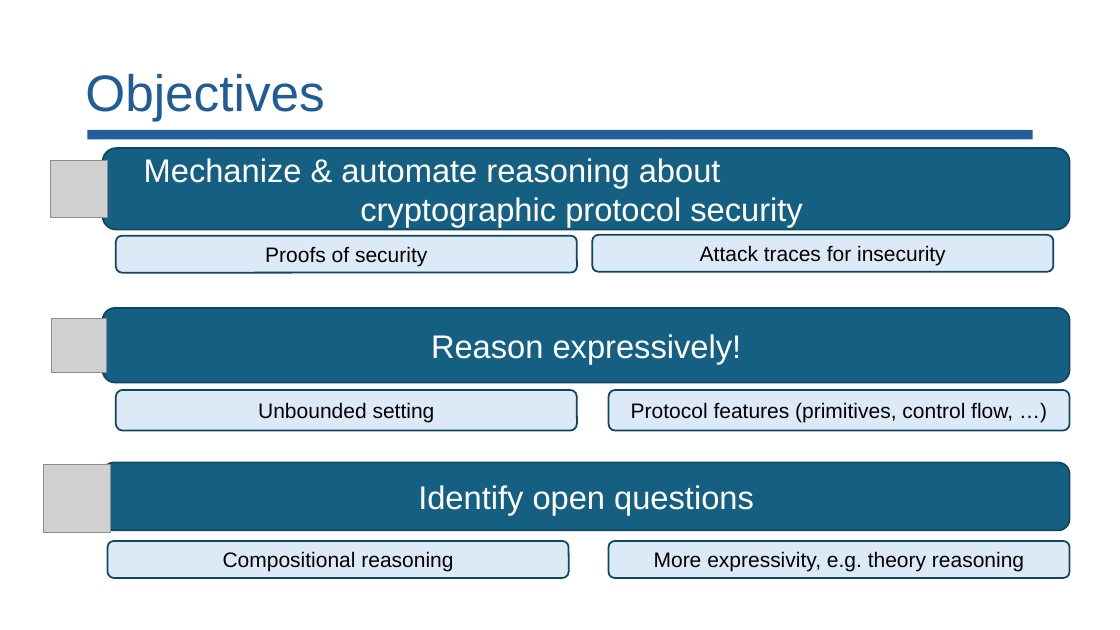
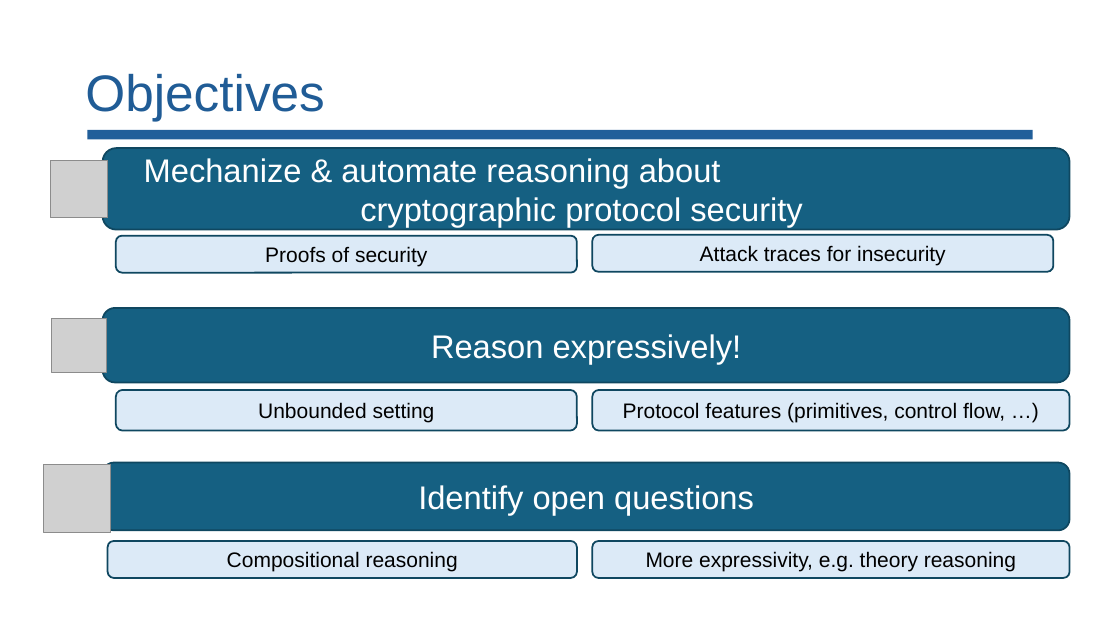
Before and after one commit to lorchrob/comp_slides, a slide deck: slide 6 of comp.pptx. Drawn at 1120x630 pixels with LibreOffice and Linux fonts; fonts in the diff are those of the drawing; grey boxes stand for pictures. Boxes give left, top, right and bottom in pixels: in the first picture for what was removed or moved away, otherwise in the second. Text is boxed around its words. In the diff, an @@ line names an element or a change of style, - is before the commit and + after.

```diff
--- a/comp.pptx
+++ b/comp.pptx
@@ rounded rectangle "Protocol features (primitives, control flow, ...": place and size @@
-rounded rectangle "Protocol features (primitives, control flow, ..." at [608,390,1070,430]
+rounded rectangle "Protocol features (primitives, control flow, ..." at [592,390,1070,430]
@@ rounded rectangle "Compositional reasoning": place and size @@
-rounded rectangle "Compositional reasoning" at [108,541,569,578]
+rounded rectangle "Compositional reasoning" at [108,541,577,578]
@@ rounded rectangle "More expressivity, e.g. theory reasoning": place and size @@
-rounded rectangle "More expressivity, e.g. theory reasoning" at [608,541,1070,578]
+rounded rectangle "More expressivity, e.g. theory reasoning" at [592,541,1070,578]
```
Also in this commit, not shown: 20 other slides changed, 1 slide added.
